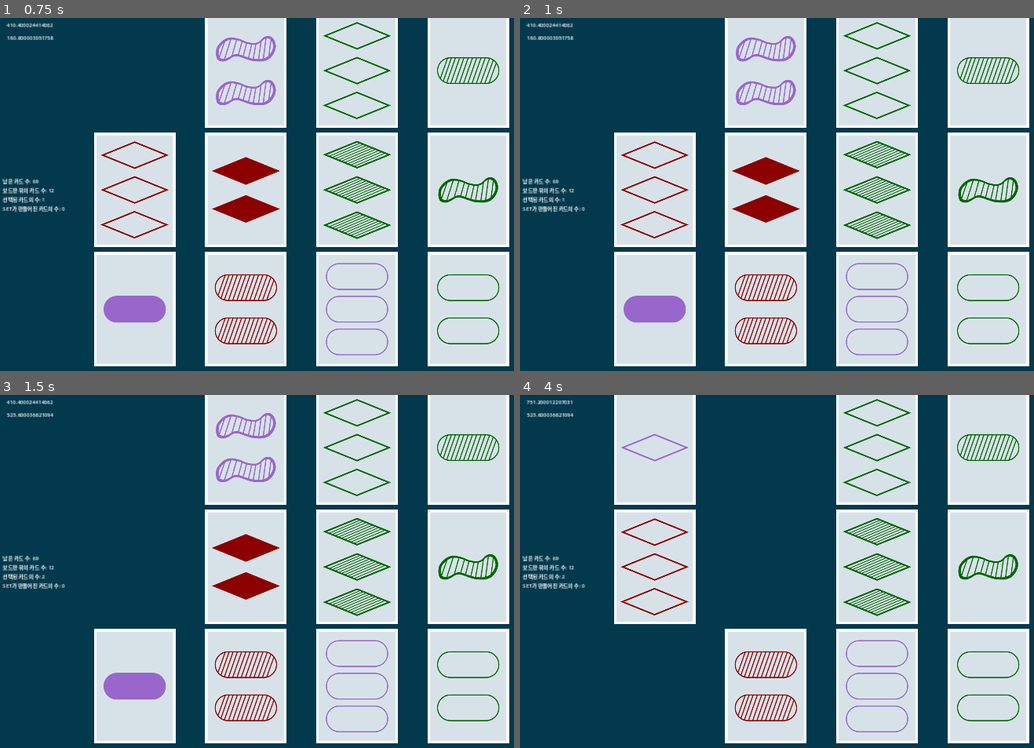
Above: before the commit, frames 1-4 (two rows, left to right).
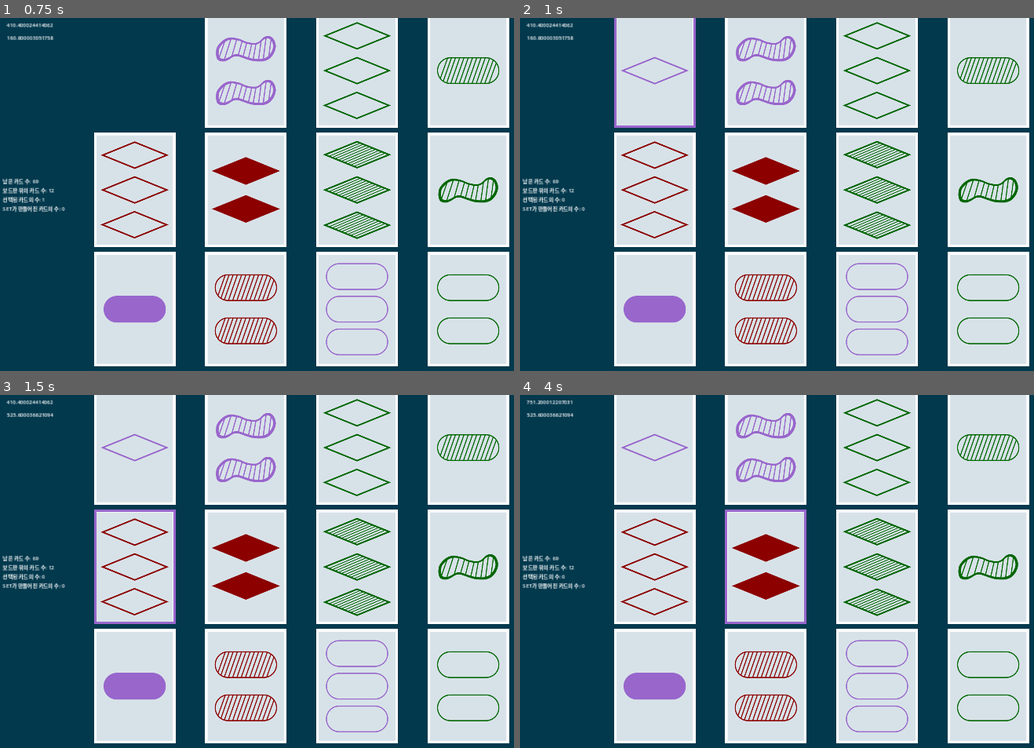
Above: after the commit, the same moments.

Repository: tubiky/boardgameSET
Game: Godot game, scene res://scenes/main.tscn
Same seed, same stepped clock (60 frames per second), same inputs: the game is played once before the commit and once after it.
Inputs (mouse positions are in pixels of both pictures, inside the frame that each line leads up to):
- Up to frame 1 (0.75 s): tap Enter at 0.5 s; move the mouse to (133, 70) at 0.52 s; press the mouse at (133, 70) at 0.53 s
- Up to frame 2 (1 s): right-click (653, 70) at 0.8 s
- Up to frame 3 (1.5 s): tap Space at 1.25 s; move the mouse to (133, 567) at 1.27 s; release the mouse at (133, 567) at 1.28 s; right-click (133, 567) at 1.35 s
- Up to frame 4 (4 s): click (653, 567) at 1.55 s; tap Enter at 2, 3.5 s; move the mouse to (653, 684) at 2.02 s; press the mouse at (653, 684) at 2.03 s; right-click (653, 684) at 2.3 s; tap Space at 2.75 s; move the mouse to (766, 447) at 2.77 s; release the mouse at (766, 447) at 2.78 s; right-click (766, 447) at 2.85 s; click (766, 447) at 3.05 s; move the mouse to (766, 567) at 3.52 s; press the mouse at (766, 567) at 3.53 s; right-click (766, 567) at 3.8 s

Frame 1 is identical in both runs. In frame 2, 4.9% of the frame differs, in the area x 8-35%, y 0-52%; in frame 3, 10%; in frame 4, 15%, in the area x 8-56%, y 0-99%.

Commit message:
90 Percent Donegit add .

Diff:
--- a/Singletons/GameManager.gd
+++ b/Singletons/GameManager.gd
@@ -30,7 +30,7 @@
 
 func _ready():
 	card_selected.connect(on_card_selected)
-
+	card_unselected.connect(on_card_unselected)
 
 	for s in GameManager.shapeProperty:
 		for c in GameManager.colorProperty:
@@ -57,6 +57,11 @@
 
 
 func on_card_unselected():
+	var unselected_card = selected_cards.pop_back()
+	var grid_cont = get_node("/root/Main/ColorRect/MarginContainer/HBoxContainer/GridContainer")
+	grid_cont.add_child(unselected_card)
+	unselected_card.emit_unselected_signal()
+
 	print("Card Unselected")
 
 
--- a/scenes/main.gd
+++ b/scenes/main.gd
@@ -17,6 +17,9 @@
 @onready var mouse_y_pos = $mouseYPos
 
 @onready var card_position_array = Array()
+
+@onready var game_ui = $GameUI
+
 
 
 # Called when the node enters the scene tree for the first time.
--- a/scenes/main.tscn
+++ b/scenes/main.tscn
@@ -30,3 +30,5 @@
 offset_bottom = 71.0
 text = "Mouse Y Position:
 "
+
+[node name="GameUI" type="CanvasLayer" parent="."]
--- a/scripts/card.gd
+++ b/scripts/card.gd
@@ -3,6 +3,7 @@
 class_name Card
 
 signal selected
+signal unselected
 
 var color: Array[Color] = [Color.FIREBRICK, Color.DARK_GREEN, Color.MEDIUM_PURPLE]
 
@@ -43,6 +44,7 @@
 	area2Dnode.mouse_exited.connect(on_mouse_exited)
 
 	selected.connect(GameManager.on_card_selected.bind(self))
+	unselected.connect(GameManager.on_card_unselected)
 
 	apply_shader_to_sprite(card_image)
 
@@ -52,6 +54,11 @@
 	toggle_is_area_monitoring()
 	selected.emit()
 
+func emit_unselected_signal():
+	toggle_is_selected()
+	set_visible_true()
+	toggle_is_area_monitoring()
+
 
 func toggle_is_mouse_over():
 	is_mouse_over = !is_mouse_over
@@ -108,11 +115,12 @@
 
 func _input(event):
 	if event is InputEventMouseButton:
-		if self.is_mouse_over and event.pressed == true and is_selected == false:
-			print("CLick")
-			toggle_is_selected()
-			GameManager.card_selected.emit(self)
-			self.visible = false
+		if self.is_mouse_over and event.is_action_pressed("mouse_left_button") and is_selected == false:
+			print("Click")
+			emit_selected_signal()
+
+		elif event.is_action_pressed("mouse_right_button") and GameManager.selected_cards.size() != 0:
+			unselected.emit()
 
 
 func apply_card_selected_to_background(sprite: Sprite2D):
